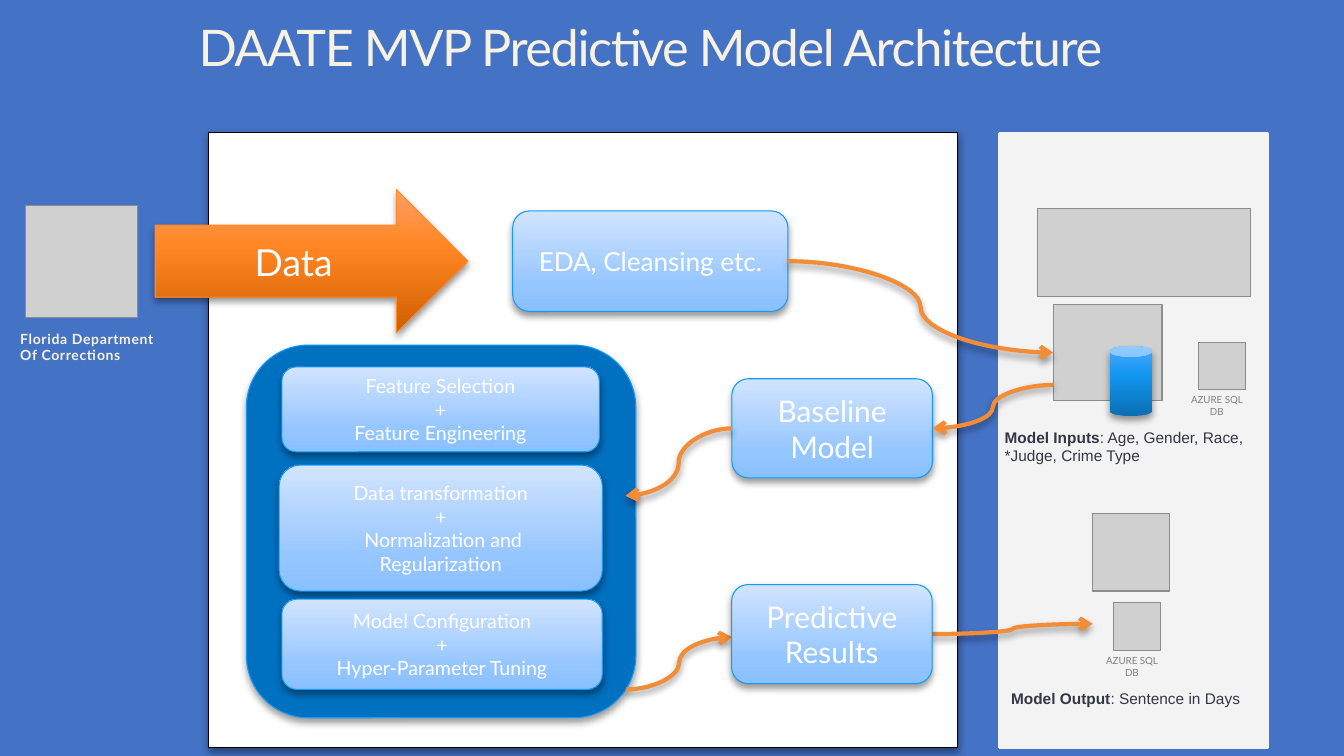
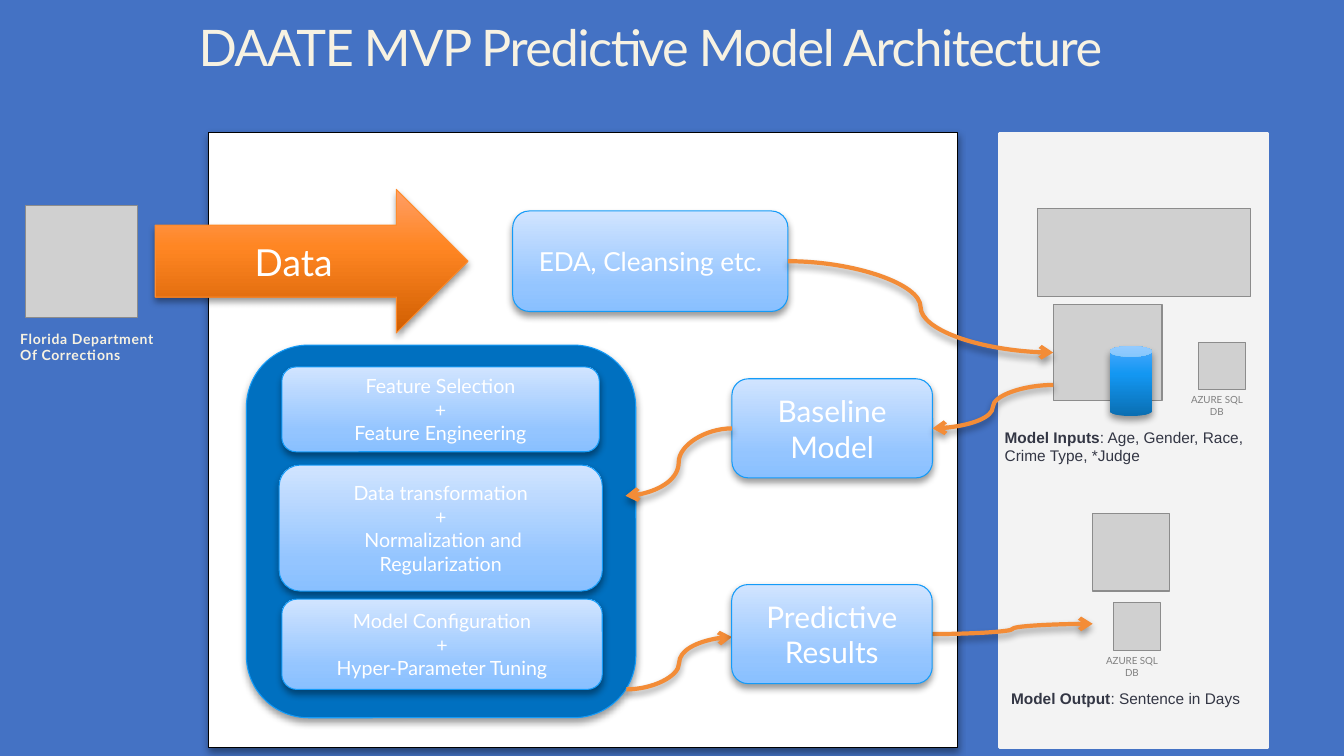
Before and after one commit to mspuckit/DAATE, a slide deck: slide 1 of assets/resources/graph for web_page.pptx (slide 5 before the commit). Drawn at 1344x756 pixels with LibreOffice and Linux fonts; fonts in the diff are those of the drawing; grey boxes stand for pictures. Boxes give left, top, right and bottom in pixels: in the first picture for what was removed or moved away, otherwise in the second. Text is boxed around its words. In the diff, an @@ line names an element or a change of style, - is before the commit and + after.

Commit message:
updated model images

```diff
--- a/assets/resources/graph for web_page.pptx
+++ b/assets/resources/graph for web_page.pptx
@@ text at <box>1005,432,1243,464</box>: text changed @@
-Model Inputs: Age, Gender, Race, *Judge, Crime Type
+Model Inputs: Age, Gender, Race, Crime Type, *Judge
```
Also in this commit, not shown: 1 other slide changed, 1 slide added, 1 slide removed, 3 other files.
